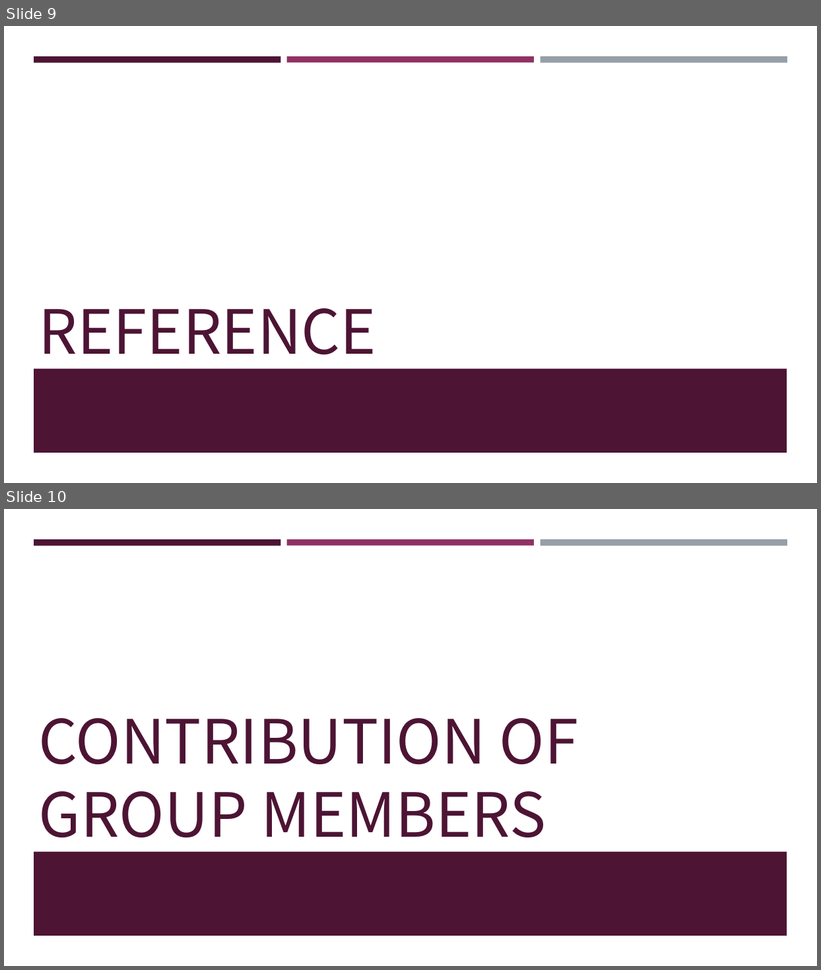
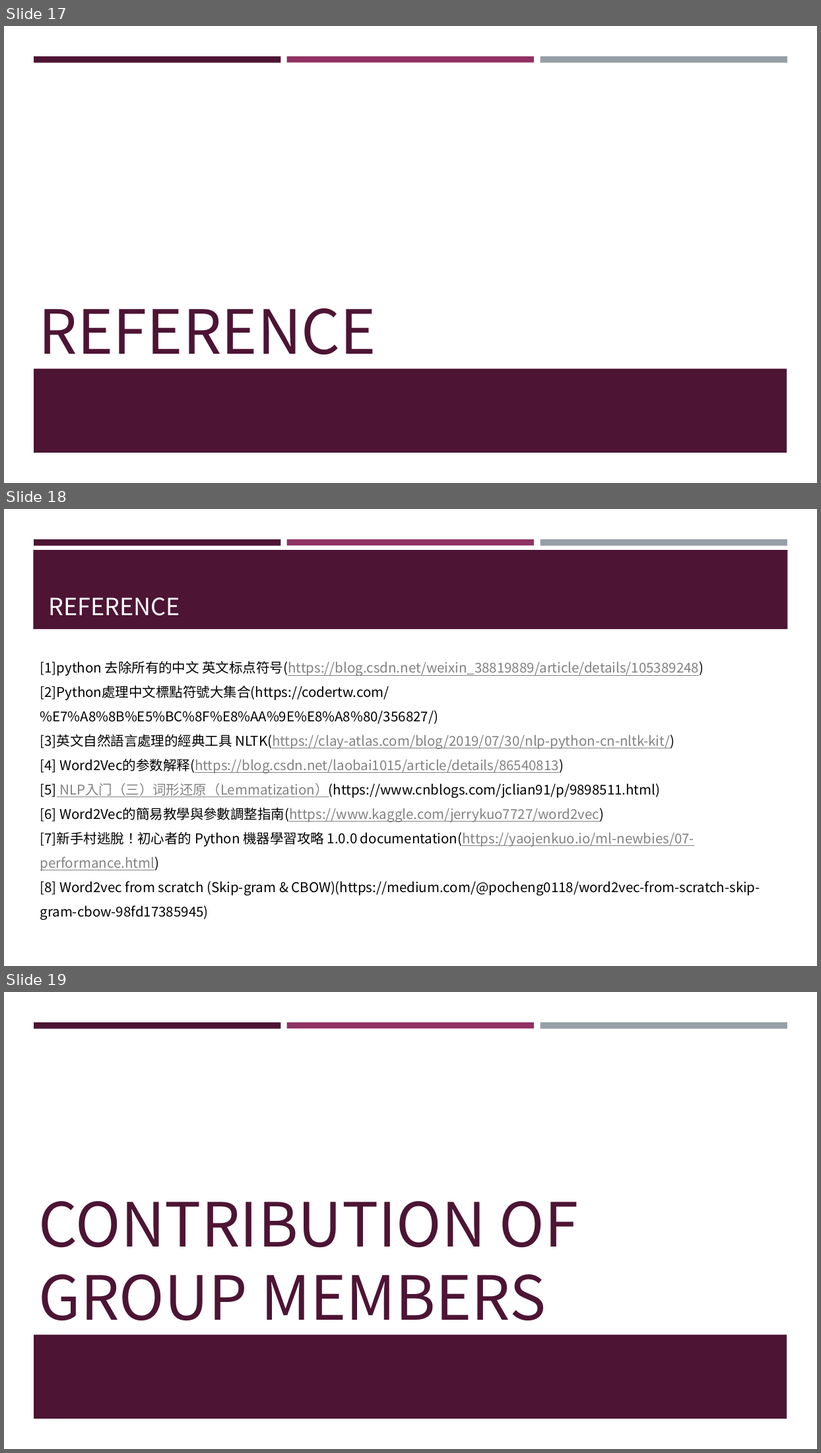
Before and after one commit to frankye1000/NYCU-DigitalMedicine, a slide deck: Case Presentation 1 Data/ppt/case1.pptx. Shown one above the other, each under a label of ours: slides 9 and 10 before the commit, slides 17, 18 and 19 after it. The pictures are 821x970 and 821x1453 pixels, drawn with LibreOffice and Linux fonts; fonts in the diff are those of the drawing. Boxes give left, top, right and bottom in pixels: in the first picture for what was removed or moved away, otherwise in the second. Text is boxed around its words. In the diff, an @@ line names an element or a change of style, - is before the commit and + after.

```diff
--- a/Case Presentation 1 Data/ppt/case1.pptx
+++ b/Case Presentation 1 Data/ppt/case1.pptx
@@ slide 18 added at [4,509,817,966], background #FFFFFF; not listed: 3 template elements that a slide beside it also shows @@
@@ rectangle added at [33,550,788,629], fill #4D1434 @@
@@ title added at [49,597,180,616], 28 pt, text #FFFFFF @@
+REFERENCE
@@ text added at [40,661,760,920], 16 pt, text #000000 @@
+[1]python 去除所有的中文 英文标点符号(https://blog.csdn.net/weixin_38819889/article/details/105389248)
+[2]Python處理中文標點符號大集合(https://codertw.com/%E7%A8%8B%E5%BC%8F%E8%AA%9E%E8%A8%80/356827/)
+[3]英文自然語言處理的經典工具 NLTK(https://clay-atlas.com/blog/2019/07/30/nlp-python-cn-nltk-kit/)
+[4] Word2Vec的参数解释(https://blog.csdn.net/laobai1015/article/details/86540813)
+[5] NLP入门（三）词形还原（Lemmatization）(https://www.cnblogs.com/jclian91/p/9898511.html)
+[6] Word2Vec的簡易教學與參數調整指南(https://www.kaggle.com/jerrykuo7727/word2vec)
+[7]新手村逃脫！初心者的 Python 機器學習攻略 1.0.0 documentation(https://yaojenkuo.io/ml-newbies/07-performance.html)
+[8] Word2vec from scratch (Skip-gram & CBOW)(https://medium.com/@pocheng0118/word2vec-from-scratch-skip-gram-cbow-98fd17385945)
@@ what was slide 9 is now slide 17 @@
@@ what was slide 10 is now slide 19 @@
```
Also in this commit, not shown: 1 slide changed, 9 other slides added, 1 slide removed, 3 other files.
